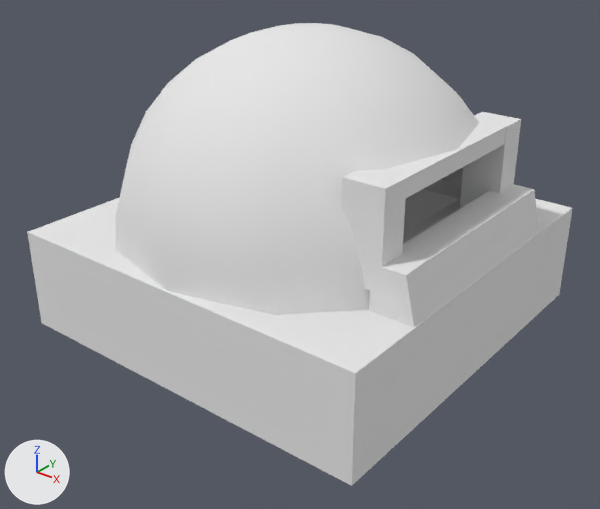
Before and after pictures for a commit that changed the Blender file working/subahu/Bunker/Bunker.blend.
One viewpoint serves both versions: a 50 mm lens placed at (17.8, -22.8, 16.4), pointed at (0.4, -1.0, 2.9). Every picture has the same lights, and +X, +Y and +Z are marked at lower left.

In view in the first picture: 'Bunker', 'BunkerIronFrame'.
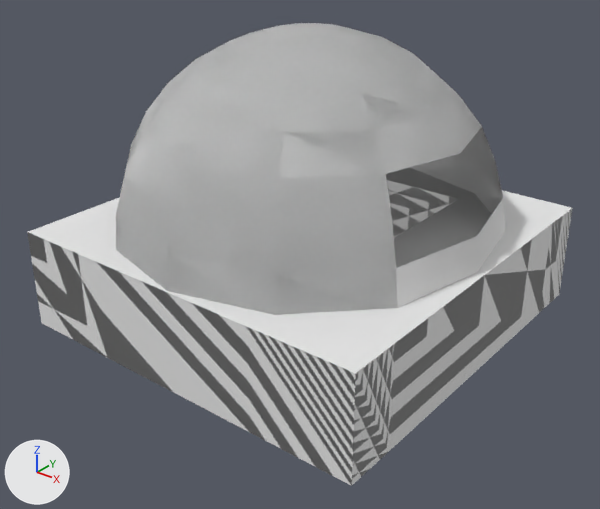
Commit message: bunker complete

Where the newer file only moved an object's origin or applied its transform, the numbers keep the older frame.

Where the change shows, as pixel boxes [x1, y1, x2, y2] in the pictures (600 x 509 px; the box of a moved part takes in the faces that stretch with it):
'BunkerIronFrame', reshaped (not visible afterwards)
    before: [342, 112, 539, 327]
part 1 of me_cube_001, moved or reshaped
    before: [27, 180, 573, 486]
    after: [28, 168, 572, 373]
part 2 of me_cube_001, moved or reshaped
    before: [116, 23, 479, 315]
    after: [116, 25, 505, 315]
part 3 of me_cube_001, added
    after: [116, 23, 503, 315]
part 4 of me_cube_001, added
    after: [27, 180, 573, 486]

The change, as a list of edits to the scene's bpy script:
```text
Change me_cube_001:
    used by ob_bunker; location = (0.0, 0.0, -1.76); scale = (7.34, 7.34, 5.63)
    remove me_cube_001.from_pydata(...)  # 141 vertices, 129 faces; spans x -1.0..1.0, y -1.0..1.0, z 0.32..2.27
    add me_cube_001.from_pydata(...)  # 276 vertices, 248 faces; spans x -7.34..7.34, y -7.34..7.34, z 1.78..12.79
    me_cube_001 part 1: the loose piece of 32 vertices spanning x -1.0..1.0, y -1.0..1.0, z 0.32..1.0 is scaled about the mesh origin by (7.34, 7.34, 5.63)
    me_cube_001 part 2: the loose piece of 109 vertices spanning x -0.93..0.96, y -0.99..0.99, z 0.98..2.27 is scaled about the mesh origin by (7.34, 7.34, 5.63)
    me_cube_001 part 3: a new loose piece of 107 vertices spanning x -6.8..6.32, y -7.29..7.29, z 5.5..12.79, in mat_material (its picture is missing)
    me_cube_001 part 4: a new loose piece of 28 vertices spanning x -7.34..7.34, y -7.34..7.34, z 1.78..5.63, in mat_material (its picture is missing)
Change ob_bunker:
    ob_bunker.scale: (7.34, 7.34, 5.63) -> (1.0, 1.0, 1.0)
```
